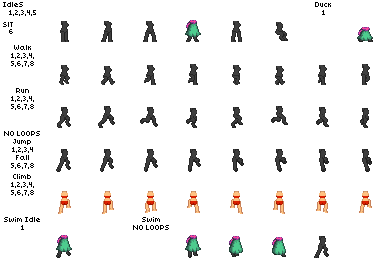
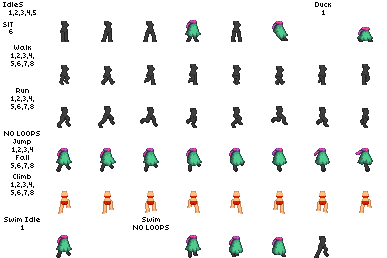
Layers edited between the first and the second (387, 258) image:
painted on "scarf" over left=57, top=21, right=369, bottom=158
painted on "robe" over left=56, top=21, right=373, bottom=166
